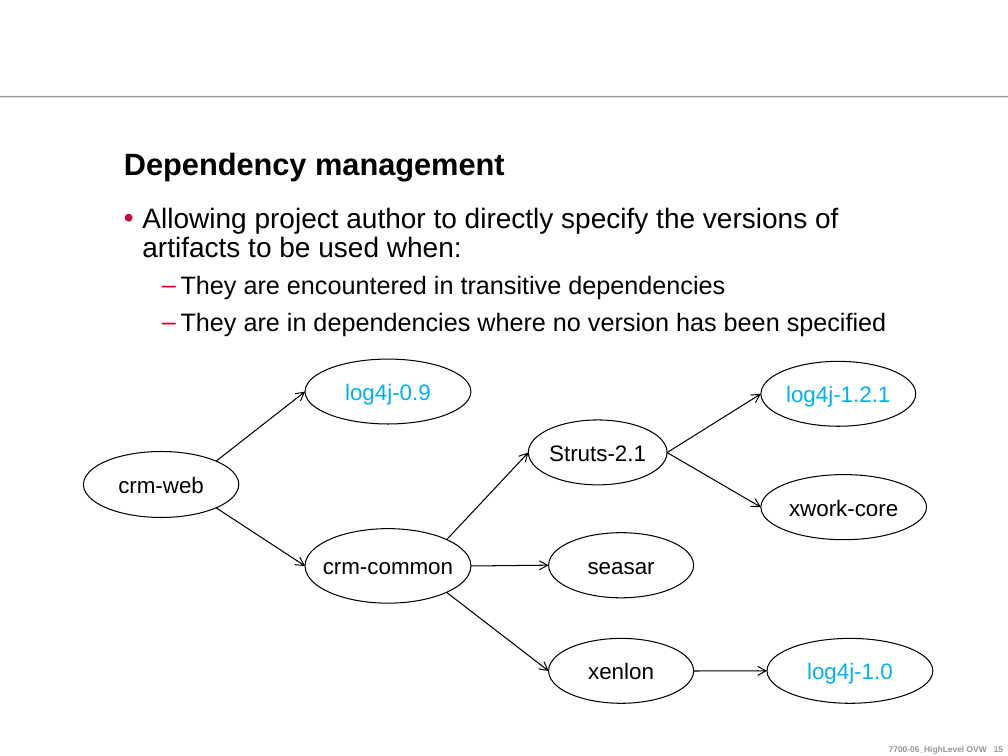
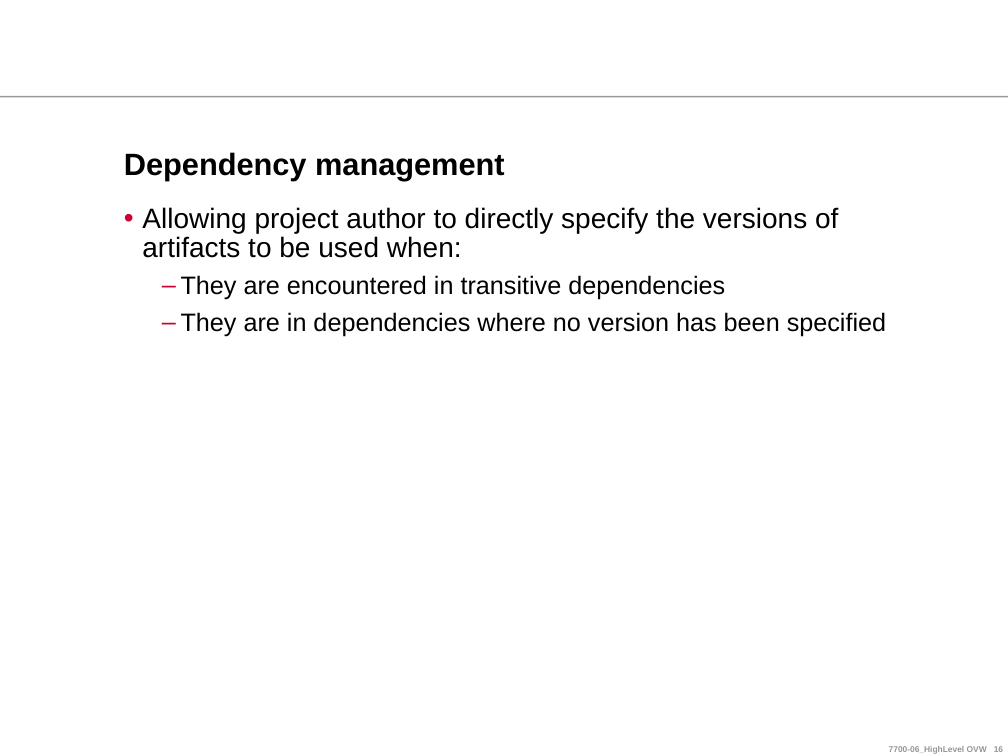
Before and after one commit to ndlongit/longnd-data, a slide deck: slide 16 of Document/Tutorial/[Presentation] Maven.ppt (slide 15 before the commit). Drawn at 1008x756 pixels with LibreOffice and Linux fonts; fonts in the diff are those of the drawing; background and template pictures are left out. Boxes give left, top, right and bottom in pixels: in the first picture for what was removed or moved away, otherwise in the second. Text is boxed around its words. In the diff, an @@ line names an element or a change of style, - is before the commit and + after.

```diff
--- a/Document/Tutorial/[Presentation] Maven.ppt
+++ b/Document/Tutorial/[Presentation] Maven.ppt
@@ ellipse removed at (305, 359, 472, 423) @@
-log4j-0.9
@@ ellipse removed at (761, 362, 916, 426) @@
-log4j-1.2.1
@@ arrow removed from (216, 461) to (305, 391) @@
@@ arrow removed from (667, 453) to (761, 394) @@
@@ ellipse removed at (528, 420, 667, 485) @@
-Struts-2.1
@@ ellipse removed at (84, 452, 239, 517) @@
-crm-web
@@ arrow removed from (447, 539) to (528, 453) @@
@@ arrow removed from (667, 453) to (761, 507) @@
@@ ellipse removed at (761, 475, 926, 540) @@
-xwork-core
@@ arrow removed from (216, 508) to (305, 566) @@
@@ ellipse removed at (305, 528, 472, 603) @@
-crm-common
@@ ellipse removed at (548, 532, 694, 598) @@
-seasar
@@ arrow removed from (471, 565) to (548, 565) @@
@@ arrow removed from (447, 593) to (548, 671) @@
@@ ellipse removed at (548, 638, 694, 703) @@
-xenlon
@@ ellipse removed at (767, 638, 933, 703) @@
-log4j-1.0
@@ arrow removed from (694, 671) to (767, 671) @@
```
Also in this commit, not shown: 1 other slide changed, 3 slides added, 2 slides removed.
